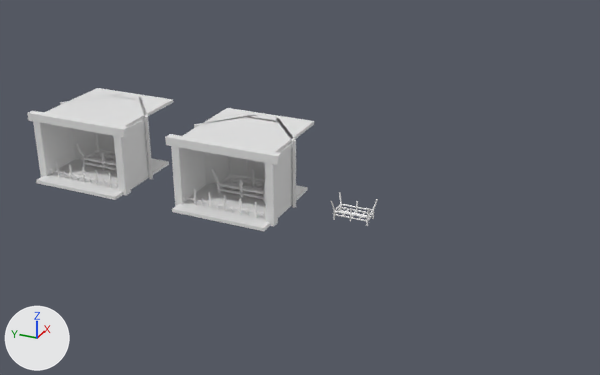
What one commit did to the Blender file Blender/Hearth v1.blend.
Before and after are seen from a 50 mm camera at (-40.8, -21.8, 21.4) aimed at (-0.5, -3.6, 1.2). The axes (+X, +Y, +Z) are drawn at lower left. The lights are the same throughout.

The scene before the commit, as lines of its bpy script (objects in view):
```python
ob_cube = bpy.data.objects.new('Cube', me_cube_001)
ob_cube.location = (-1.0, 0.0, 0.0)
ob_cube.scale = (3.0, 3.0, 0.1)
ob_cube_001 = bpy.data.objects.new('Cube.001', me_cube_002)
ob_cube_001.location = (1.0, 2.0, 2.0)
ob_cube_001.rotation_euler = (0.0, 0.0, -0.698)  # degrees (0, 0, -40)
ob_cube_001.scale = (2.0, 0.1, 2.1)
ob_cube_002 = bpy.data.objects.new('Cube.002', me_cube_003)
ob_cube_002.location = (1.0, -2.0, 2.0)
ob_cube_002.rotation_euler = (0.0, 0.0, 0.698)  # degrees (0, 0, 40)
ob_cube_002.scale = (2.0, 0.1, 2.1)
ob_cube_003 = bpy.data.objects.new('Cube.003', me_cube_004)
ob_cube_003.location = (2.0, 0.0, 2.0)
ob_cube_003.rotation_euler = (0.0, 0.0, 1.571)  # degrees (0, 0, 90)
ob_cube_003.scale = (1.3, 0.1, 2.1)
ob_cube_004 = bpy.data.objects.new('Cube.004', me_cube_005)
ob_cube_004.location = (-1.5, -3.0, 1.96)
ob_cube_004.scale = (1.28, 0.1, 1.95)
ob_cube_005 = bpy.data.objects.new('Cube.005', me_cube_007)
ob_cube_005.location = (-1.5, 3.0, 2.0)
ob_cube_005.scale = (1.28, 0.1, 1.95)
ob_cube_006 = bpy.data.objects.new('Cube.006', me_cube_008)
ob_cube_006.location = (-3.0, 3.0, 2.0)
ob_cube_006.scale = (0.25, 0.25, 2.1)
ob_cube_007 = bpy.data.objects.new('Cube.007', me_cube_009)
ob_cube_007.location = (-3.0, -3.0, 2.0)
ob_cube_007.scale = (0.25, 0.25, 2.1)
ob_cylinder_045 = bpy.data.objects.new('Cylinder.045', me_cylinder_065)
ob_cylinder_045.location = (-0.21, 10.0, 0.36)
ob_cylinder_045.rotation_euler = (1.571, 0.0, -1.571)  # degrees (90, 0, -90)
ob_cylinder_045.scale = (0.0779, 0.0779, 0.779)
# also in view: 'Cube.009' at (0.0, 0.0, 4.0); 'Cylinder.042' at (-0.2, 0.0, 0.8); 'Cube.008' at (-3.0, 0.0, 4.0)
```
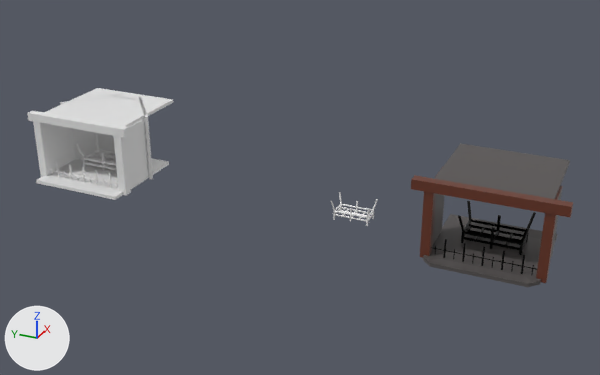
What changed in the scene script:
```text
Remove ob_cube:
    ob_cube = bpy.data.objects.new('Cube', me_cube_001)
Remove ob_cube_001:
    ob_cube_001 = bpy.data.objects.new('Cube.001', me_cube_002)
Remove ob_cube_002:
    ob_cube_002 = bpy.data.objects.new('Cube.002', me_cube_003)
Remove ob_cube_003:
    ob_cube_003 = bpy.data.objects.new('Cube.003', me_cube_004)
Remove ob_cube_004:
    ob_cube_004 = bpy.data.objects.new('Cube.004', me_cube_005)
Remove ob_cube_005:
    ob_cube_005 = bpy.data.objects.new('Cube.005', me_cube_007)
Remove ob_cube_006:
    ob_cube_006 = bpy.data.objects.new('Cube.006', me_cube_008)
Remove ob_cube_007:
    ob_cube_007 = bpy.data.objects.new('Cube.007', me_cube_009)
Remove ob_cube_008:
    ob_cube_008 = bpy.data.objects.new('Cube.008', me_cube_010)
Remove ob_cube_009:
    ob_cube_009 = bpy.data.objects.new('Cube.009', me_cube_011)
Remove ob_cylinder:
    ob_cylinder = bpy.data.objects.new('Cylinder', me_cylinder)
Remove ob_cylinder_001:
    ob_cylinder_001 = bpy.data.objects.new('Cylinder.001', me_cylinder_001)
Remove ob_cylinder_002:
    ob_cylinder_002 = bpy.data.objects.new('Cylinder.002', me_cylinder_002)
Remove ob_cylinder_003:
    ob_cylinder_003 = bpy.data.objects.new('Cylinder.003', me_cylinder_003)
Remove ob_cylinder_004:
    ob_cylinder_004 = bpy.data.objects.new('Cylinder.004', me_cylinder_004)
Remove ob_cylinder_005:
    ob_cylinder_005 = bpy.data.objects.new('Cylinder.005', me_cylinder_005)
Remove ob_cylinder_006:
    ob_cylinder_006 = bpy.data.objects.new('Cylinder.006', me_cylinder_006)
Remove ob_cylinder_007:
    ob_cylinder_007 = bpy.data.objects.new('Cylinder.007', me_cylinder_007)
Remove ob_cylinder_008:
    ob_cylinder_008 = bpy.data.objects.new('Cylinder.008', me_cylinder_008)
Remove ob_cylinder_009:
    ob_cylinder_009 = bpy.data.objects.new('Cylinder.009', me_cylinder_009)
Remove ob_cylinder_010:
    ob_cylinder_010 = bpy.data.objects.new('Cylinder.010', me_cylinder_010)
Remove ob_cylinder_011:
    ob_cylinder_011 = bpy.data.objects.new('Cylinder.011', me_cylinder_011)
Remove ob_cylinder_042:
    ob_cylinder_042 = bpy.data.objects.new('Cylinder.042', me_cylinder_043)
Add ob_hearth:
    ob_hearth = bpy.data.objects.new('Hearth', me_cube_011_1)  # 482 vertices, 338 faces; spans x -1.3..1.0, y -1.3..1.3, z -41.9..2.8; in mat_material (brown #683524), mat_material_001 (dark grey #555150), mat_material_002 (black #2e2e2e)
    ob_hearth.location = (0.0, -15.0, 4.0)
    ob_hearth.scale = (3.0, 3.0, 0.1)
```

Boxes [x1, y1, x2, y2] around the edits, measured in the pictures (600 x 375 px):
'Hearth', added: after [411, 143, 573, 287]
'Cube.009', deleted: before [183, 108, 314, 153]
'Cube', deleted: before [172, 178, 307, 231]
'Cube.008', deleted: before [165, 134, 282, 165]
'Cube.001', deleted: before [194, 115, 254, 185]
'Cube.004', deleted: before [277, 143, 292, 218]
'Cube.005', deleted: before [183, 148, 206, 198]
'Cylinder.042', deleted: before [211, 157, 266, 203]
'Cube.007', deleted: before [265, 163, 278, 227]
'Cube.006', deleted: before [171, 146, 187, 206]
'Cube.003', deleted: before [246, 116, 278, 180]
'Cube.002', deleted: before [276, 118, 296, 208]
'Cylinder.011', deleted: before [184, 197, 265, 214]
'Cylinder.004', deleted: before [255, 202, 257, 218]
'Cylinder.002', deleted: before [224, 195, 226, 212]
'Cylinder.001', deleted: before [209, 192, 211, 208]
'Cylinder', deleted: before [194, 190, 196, 205]
'Cylinder.003', deleted: before [239, 199, 241, 215]
